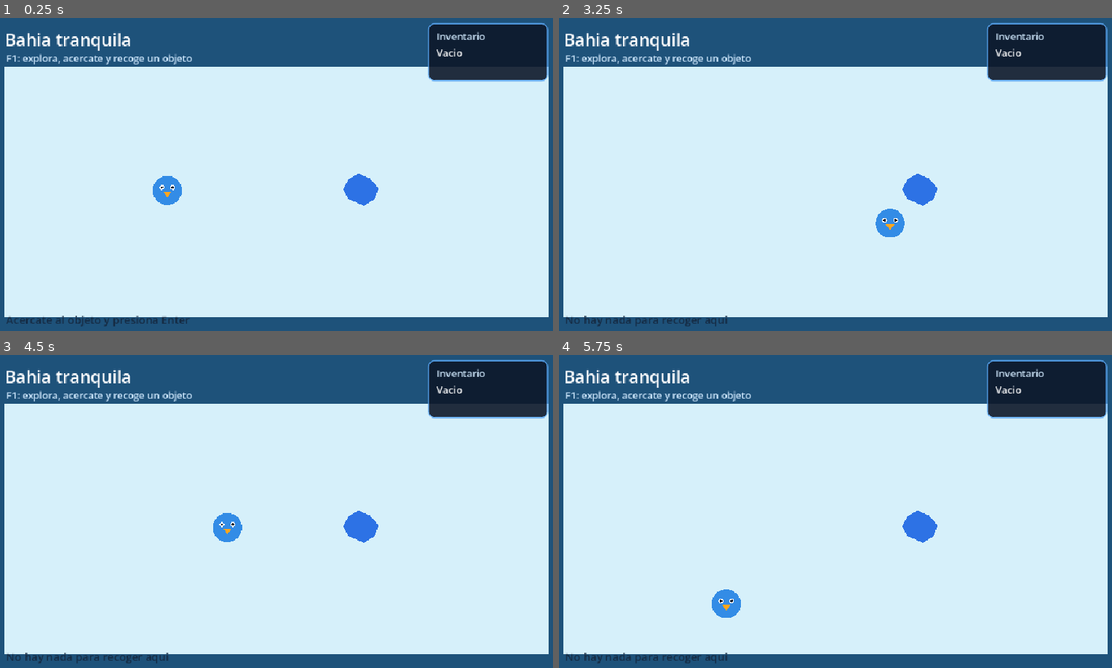
Above: before the commit, frames 1-4 (two rows, left to right).
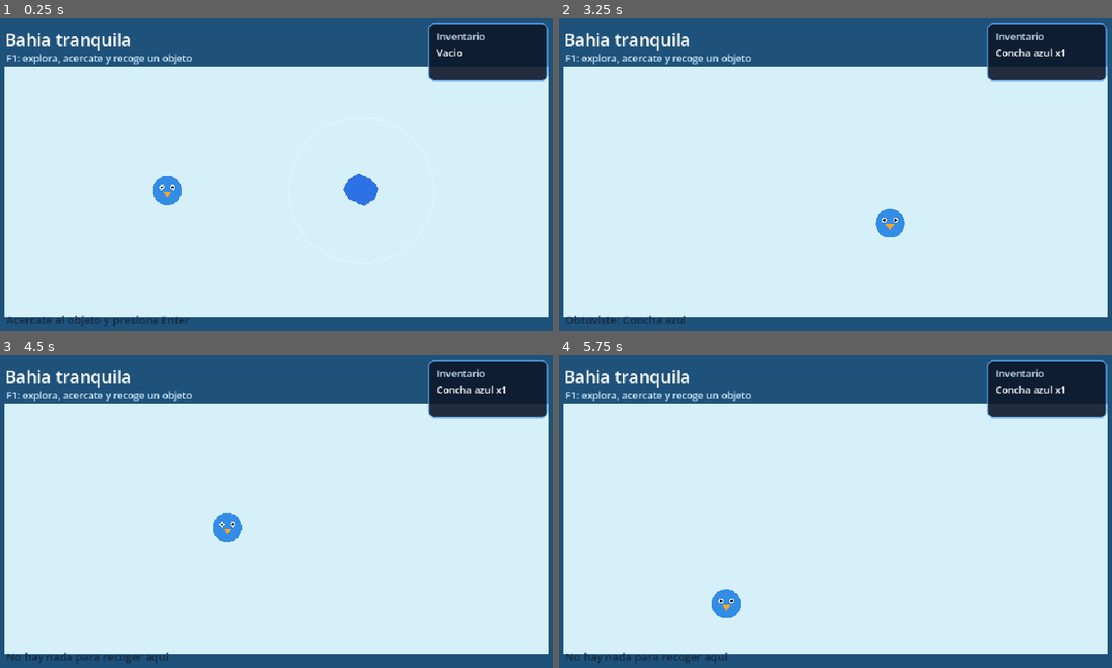
Above: after the commit, the same moments.

Repository: EchoBit3/Penguin-legacy
Game: Godot game, scene res://src/scenes/main.tscn
Two runs of this game, one before a commit and one after it. Both use one fixed random seed, a clock stepped at 60 frames per second and the inputs below.
Inputs:
- Up to frame 1 (0.25 s): no input
- Up to frame 2 (3.25 s): tap Enter (ui_accept) at 0.5, 0.77, 1.52, 3.02 s; hold Right (ui_right) 0.53-1.28 s; hold Down (ui_down) 1.28-2.03 s; hold Right (ui_right) 2.03-2.78 s; hold Up (ui_up) from 2.78 s (still down)
- Up to frame 3 (4.5 s): release Up (ui_up) at 3.53 s; hold Left (ui_left) from 3.53 s (still down); tap Enter (ui_accept) at 3.77 s
- Up to frame 4 (5.75 s): tap Enter (ui_accept) at 4.52 s; release Left (ui_left) at 5.03 s; hold Down (ui_down) from 5.03 s (still down)

The runs differ from the first frame. In frame 2, 0.9% of the frame differs, in the area x 1-92%, y 9-99%; in frame 3, 0.6%; in frame 4, 0.6%.

Commit message:
fix: widen interaction radius and show range

Diff:
--- a/src/actors/interactable.gd
+++ b/src/actors/interactable.gd
@@ -8,6 +8,14 @@
 
 var _available := true
 
+# Dibuja el area de interaccion para que el jugador vea donde pararse
+func _ready() -> void:
+	queue_redraw()
+
+func _draw() -> void:
+	if _available:
+		draw_arc(Vector2.ZERO, interaction_radius, 0.0, TAU, 48, Color(1, 1, 1, 0.25), 2.0)
+
 func try_interact(origin: Vector2, inventory: Inventory) -> bool:
 	if not _available or item_definition == null:
 		return false
@@ -17,5 +25,6 @@
 		return false
 	_available = false
 	visible = false
+	queue_redraw()
 	item_collected.emit(item_definition)
 	return true
--- a/src/scenes/main.tscn
+++ b/src/scenes/main.tscn
@@ -68,7 +68,7 @@
 position = Vector2(620, 300)
 script = ExtResource("3_interactable")
 item_definition = ExtResource("5_item")
-interaction_radius = 84.0
+interaction_radius = 120.0
 
 [node name="Shell" type="Polygon2D" parent="Collectible"]
 polygon = PackedVector2Array(-22, 14, -30, -2, -22, -18, -5, -28, 14, -20, 28, -4, 22, 14, 4, 25)
--- a/tests/run_tests.gd
+++ b/tests/run_tests.gd
@@ -39,7 +39,7 @@
 	if not _check(player.velocity.x > 0.0, "player responds left and right"):
 		return
 
-	player.global_position = interactable.global_position + Vector2(90, 0)
+	player.global_position = interactable.global_position + Vector2(interactable.interaction_radius + 20.0, 0)
 	instance.call("_on_interaction_requested", player.global_position)
 	if not _check(not instance.inventory.has(item.id), "interaction respects distance"):
 		return
